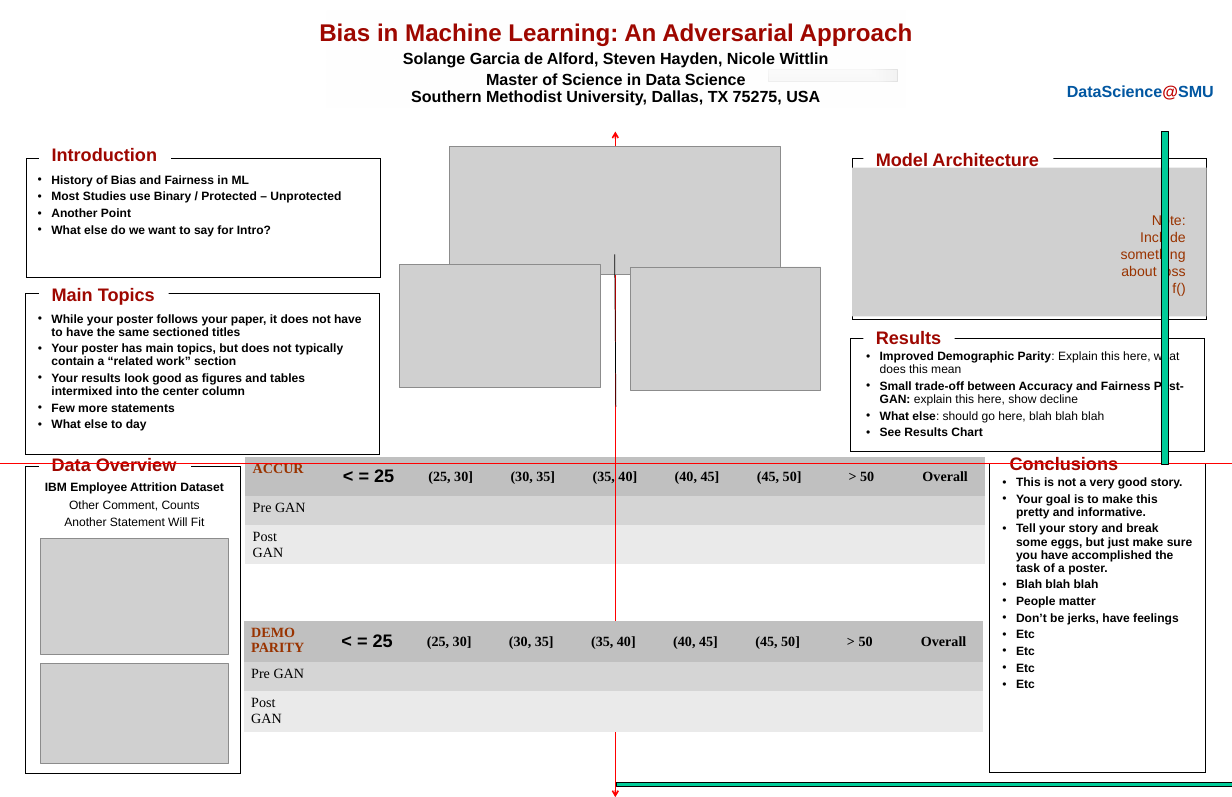
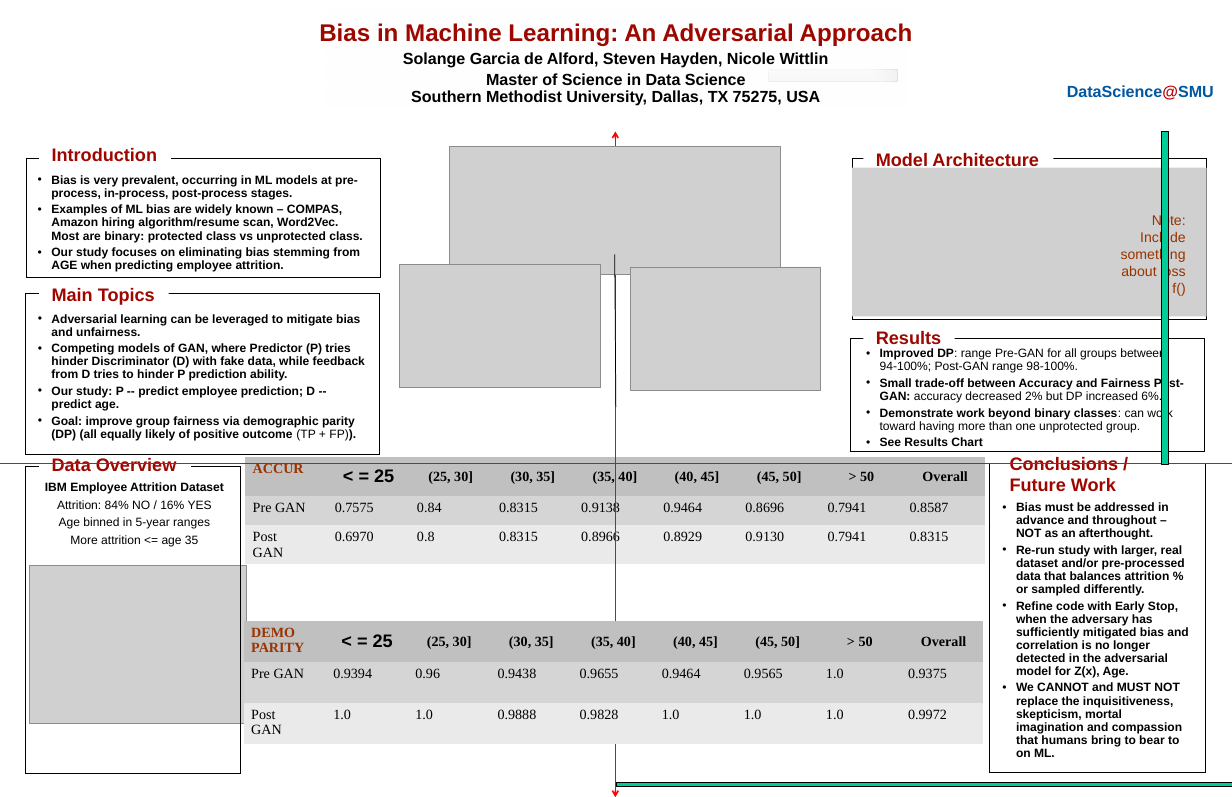
Before and after one commit to skhayden/Reducing-Age-Bias-in-Machine-Learning-An-Algorithmic-Approach, a slide deck: slide 1 of USE THIS ONE AdversarialBiasPoster.pptx. Drawn at 1232x797 pixels with LibreOffice and Linux fonts; fonts in the diff are those of the drawing; grey boxes stand for pictures; background and template pictures are left out. Boxes give left, top, right and bottom in pixels: in the first picture for what was removed or moved away, otherwise in the second. Text is boxed around its words. In the diff, an @@ line names an element or a change of style, - is before the commit and + after.

Commit message:
nw poster updates

```diff
--- a/USE THIS ONE AdversarialBiasPoster.pptx
+++ b/USE THIS ONE AdversarialBiasPoster.pptx
@@ text at bbox=[51, 175, 363, 272]: text changed @@
-• History of Bias and Fairness in ML
-• Most Studies use Binary / Protected – Unprotected
-• Another Point
-• What else do we want to say for Intro?
+• Bias is very prevalent, occurring in ML models at pre-process, in-process, post-process stages.
+• Examples of ML bias are widely known – COMPAS, Amazon hiring algorithm/resume scan, Word2Vec. Most are binary: protected class vs unprotected class.
+• Our study focuses on eliminating bias stemming from AGE when predicting employee attrition.
@@ text at bbox=[51, 314, 365, 440]: text changed @@
-• While your poster follows your paper, it does not have to have the same sectioned titles
-• Your poster has main topics, but does not typically contain a “related work” section
-• Your results look good as figures and tables intermixed into the center column
-• Few more statements
-• What else to day
+• Adversarial learning can be leveraged to mitigate bias and unfairness.
+• Competing models of GAN, where Predictor (P) tries hinder Discriminator (D) with fake data, while feedback from D tries to hinder P prediction ability.
+• Our study: P -- predict employee prediction; D -- predict age.
+• Goal: improve group fairness via demographic parity (DP) (all equally likely of positive outcome (TP + FP)).
@@ text at bbox=[880, 348, 1184, 432]: text changed @@
-• Improved Demographic Parity: Explain this here, what does this mean
-• Small trade-off between Accuracy and Fairness Post-GAN: explain this here, show decline
-• What else: should go here, blah blah blah
+• Improved DP: range Pre-GAN for all groups between 94-100%; Post-GAN range 98-100%.
+• Small trade-off between Accuracy and Fairness Post-GAN: accuracy decreased 2% but DP increased 6%.
+• Demonstrate work beyond binary classes: can work toward having more than one unprotected group.
@@ table at bbox=[246, 457, 983, 609] @@
-row 2: Pre GAN |  |  |  |  |  |  |  | 
+row 2: Pre GAN | 0.7575 | 0.84 | 0.8315 | 0.9138 | 0.9464 | 0.8696 | 0.7941 | 0.8587
-row 3: Post / GAN |  |  |  |  |  |  |  | 
+row 3: Post / GAN | 0.6970 | 0.8 | 0.8315 | 0.8966 | 0.8929 | 0.9130 | 0.7941 | 0.8315
@@ text at bbox=[1010, 457, 1119, 491]: text changed @@
-Conclusions
+Conclusions / Future Work
@@ text at bbox=[57, 500, 212, 546]: text changed @@
-Other Comment, Counts
-Another Statement Will Fit
+Attrition: 84% NO / 16% YES
+Age binned in 5-year ranges
+More attrition <= age 35
@@ text at bbox=[1016, 502, 1188, 757]: text changed @@
-• This is not a very good story.
-• Your goal is to make this pretty and informative.
-• Tell your story and break some eggs, but just make sure you have accomplished the task of a poster.
-• Blah blah blah
-• People matter
-• Don’t be jerks, have feelings
-• Etc
-• Etc
-• Etc
-• Etc
+• Bias must be addressed in advance and throughout – NOT as an afterthought.
+• Re-run study with larger, real dataset and/or pre-processed data that balances attrition % or sampled differently.
+• Refine code with Early Stop, when the adversary has sufficiently mitigated bias and correlation is no longer detected in the adversarial model for Z(x), Age.
+• We CANNOT and MUST NOT replace the inquisitiveness, skepticism, mortal imagination and compassion that humans bring to bear to on ML.
@@ picture: place and size @@
-picture at bbox=[41, 538, 228, 654]
+picture at bbox=[29, 566, 246, 724]
@@ table at bbox=[244, 621, 981, 773] @@
-row 2: Pre GAN |  |  |  |  |  |  |  | 
+row 2: Pre GAN | 0.9394 | 0.96 | 0.9438 | 0.9655 | 0.9464 | 0.9565 | 1.0 | 0.9375
-row 3: Post / GAN |  |  |  |  |  |  |  | 
+row 3: Post / GAN | 1.0 | 1.0 | 0.9888 | 0.9828 | 1.0 | 1.0 | 1.0 | 0.9972
@@ picture removed at bbox=[41, 664, 228, 765] @@
```
